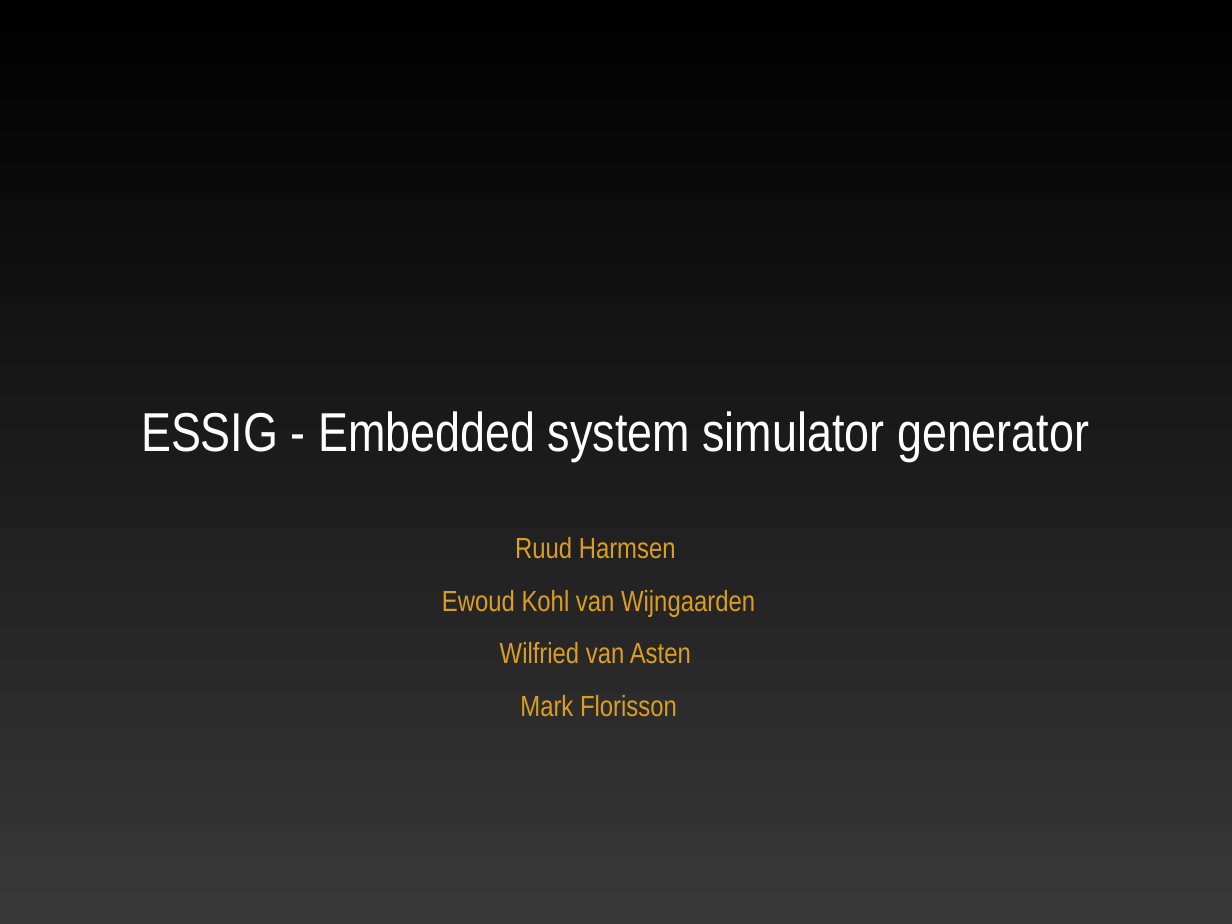
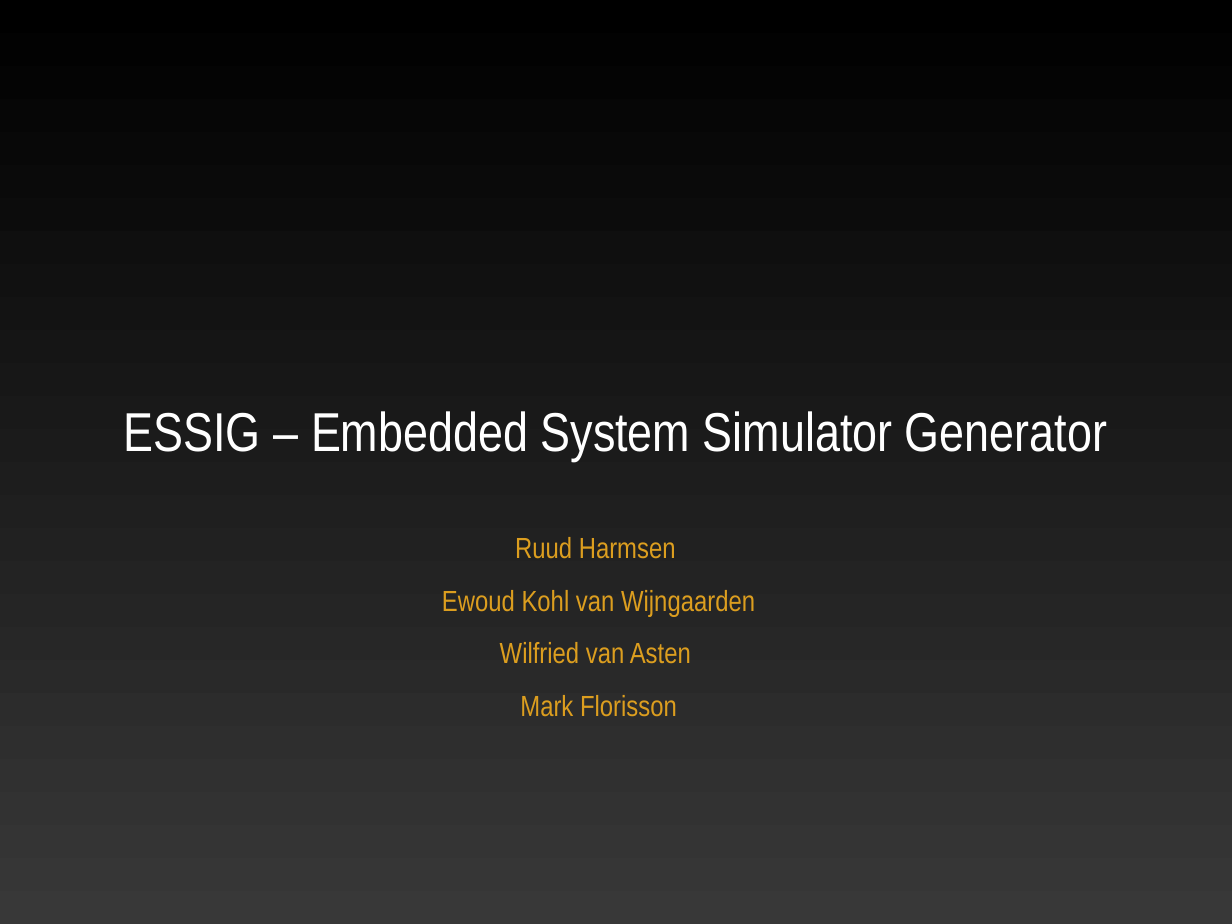
Before and after one commit to ekohl/essig, a slide deck: slide 1 of presentation/essig.ppt. Drawn at 1232x924 pixels with LibreOffice and Linux fonts; fonts in the diff are those of the drawing; background and template pictures are left out. Boxes give left, top, right and bottom in pixels: in the first picture for what was removed or moved away, otherwise in the second. Text is boxed around its words. In the diff, an @@ line names an element or a change of style, - is before the commit and + after.

```diff
--- a/presentation/essig.ppt
+++ b/presentation/essig.ppt
@@ text at bbox=[124, 411, 1107, 461]: text changed @@
-ESSIG - Embedded system simulator generator
+ESSIG – Embedded System Simulator Generator
```
Also in this commit, not shown: 3 other slides changed.
